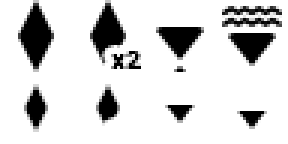
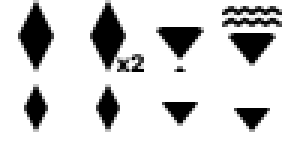
Before/after of a 288 x 144 layered artwork. What changed in the layer stack:
removed layer "x2" (2nd of 2, in "Bonus" › "Shape") from group "Shape" over [111, 51, 141, 69]
